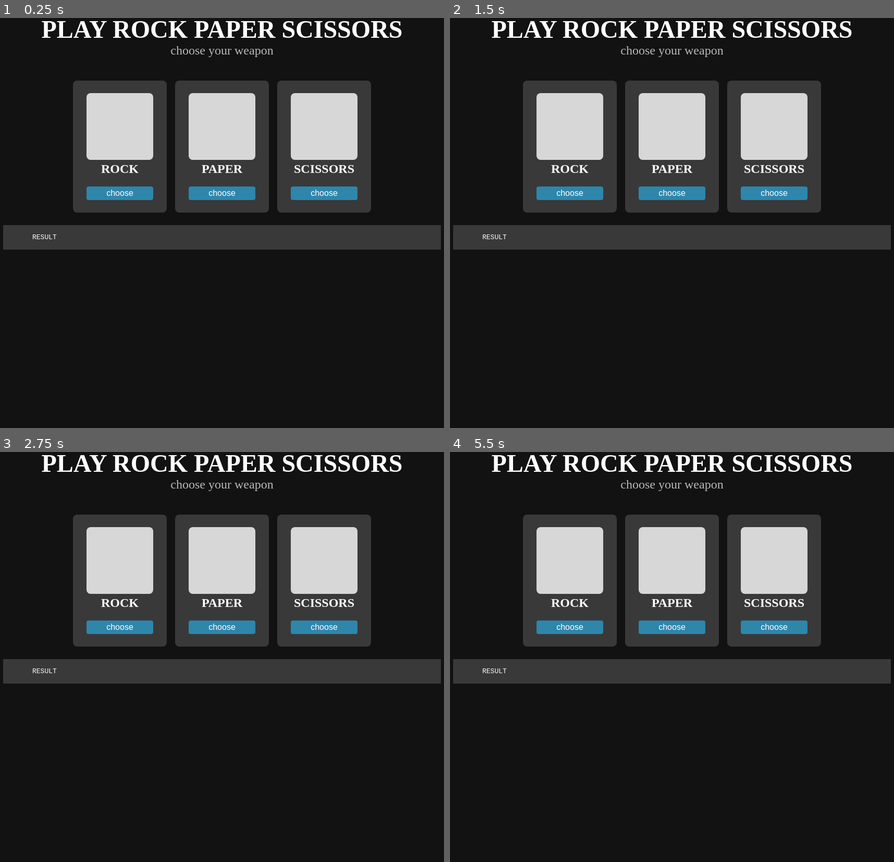
Above: before the commit, frames 1-4 (two rows, left to right).
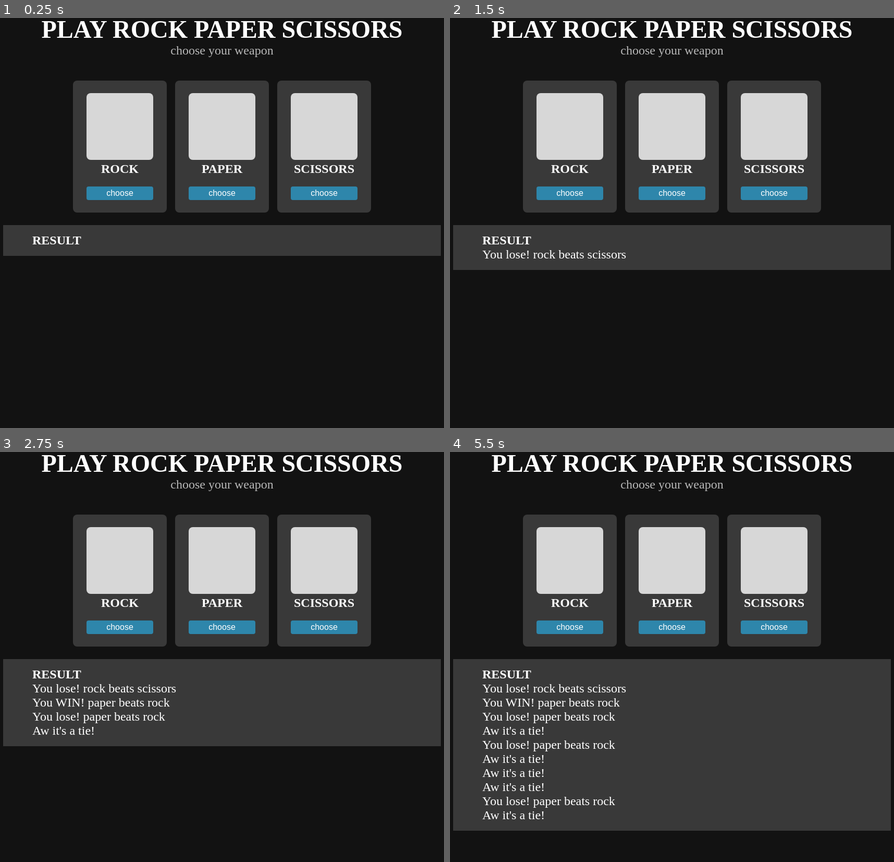
Above: after the commit, the same moments.

Repository: AIrawan0/odin-rock-paper-scissors
Game: browser game, page index.html
Two runs of this game, one before a commit and one after it. Both use one fixed random seed, a clock stepped at 60 frames per second and the inputs below.
Inputs:
- Up to frame 1 (0.25 s): no input
- Up to frame 2 (1.5 s): click "choose" at 1.27 s
- Up to frame 3 (2.75 s): click "choose" at 1.87 s; click "choose" at 2.02 s; click "choose" at 2.47 s
- Up to frame 4 (5.5 s): click "choose" at 3.07 s; click "choose" at 3.67 s; click "choose" at 4.27 s; click "choose" at 4.52 s; click "choose" at 4.87 s; click "choose" at 5.47 s

The runs differ from the first frame. In frame 1, 1.6% of the frame differs, in the area x 0-100%, y 52-59%; in frame 2, 5.0%; in frame 3, 15%; in frame 4, 35%, in the area x 0-100%, y 52-93%.
Error before the commit: TypeError: Cannot read properties of null (reading 'addEventListener')

Commit message:
Adding feature human vs computer

Diff:
--- a/index.html
+++ b/index.html
@@ -14,24 +14,25 @@
 
     <div class="content">
         <div class="cards">
-            <div class="card">
+            <div class="card" id="rock">
                 <div class="image"></div>
                 <h3>ROCK</h3>
-                <button class="rock">choose</button>
+                <button class="rock" id="rock">choose</button>
             </div>
-            <div class="card">
+            <div class="card" id="paper">
                 <div class="image"></div>
                 <h3>PAPER</h3>
-                <button class="paper">choose</button>
+                <button class="paper" id="paper">choose</button>
             </div>
-            <div class="card">
+            <div class="card" id="scissors">
                 <div class="image"></div>
                 <h3>SCISSORS</h3>
-                <button class="scissors">choose</button>
+                <button class="scissors" id="scissors">choose</button>
             </div>
         </div>
-        <div class="result">
-            <pre>RESULT</pre>
+        <div class="log">
+            <h2>RESULT</h2>
+            <ul id="result"></ul>
         </div>
     </div>
 
--- a/script.js
+++ b/script.js
@@ -1,19 +1,15 @@
-const button = document.querySelector("#humanButton");
-const output = document.querySelector("#output");
-
 function getComputerChoice(){
     const value = ["rock","paper","scissors"];
     const rand = Math.floor(Math.random() * 3);
     const selection = value[rand];
-    console.log("Computer choose :" + selection);
     return selection;
 }
 
-function getHumanChoice(){
-    let selection = prompt("What is your fighter ? (rock,paper,scissors)")
-    console.log("Human choose : "+selection);
-    return selection;
-}
+// function getHumanChoice(){
+//     let selection = prompt("What is your fighter ? (rock,paper,scissors)")
+//     console.log("Human choose : "+selection);
+//     return selection;
+// }
 
 function fight(v1,v2){
     if(v1===v2){
@@ -35,14 +31,14 @@
     const v2 = computers.toLowerCase()
     const result = fight(v1,v2);
     if(result ==="tie"){
-        console.log(`Aw it's a tie!`)
+        addLog(`Aw it's a tie!`)
     }else{
         if(result){
             humanScore++;
-            console.log(`You WIN! ${v1} beats ${v2}`)
+            addLog(`You WIN! ${v1} beats ${v2}`)
         }else{
             computerScore++;
-            console.log(`You lose! ${v2} beats ${v1}`)
+            addLog(`You lose! ${v2} beats ${v1}`)
         }
     }
 }
@@ -73,7 +69,24 @@
         console.log(`your score is ${humanScore} by computers ${computerScore}`)    }
 }
 
+function addLog(msg){
+    const listItem = document.createElement("li");
+    const span = document.createElement("span");
+    span.textContent = msg;
+    listItem.appendChild(span);
+    list.appendChild(listItem);
+}
+
+
 let computerScore = 0;
 let humanScore = 0;
 
-button.addEventListener("click",playGame);
+// button.addEventListener("click",playGame);
+
+const btn = document.querySelectorAll("button");
+const list = document.querySelector("#result");
+btn.forEach(btn =>{
+    btn.addEventListener("click", () => {
+        playRound(btn.id,getComputerChoice());
+    });
+});
--- a/style.css
+++ b/style.css
@@ -77,9 +77,20 @@
     margin-top: 16px;
 }
 
-.result{
+.log{
     display: flex;
     color: #ffff;
     background: #393939;
     padding: 16px 56px;
+    flex-direction: column;
 }
+
+.log ul{
+    padding: 0;
+}
+
+.log li{
+    color: white;
+    font-size: 24px;
+    list-style-type: none;
+}
